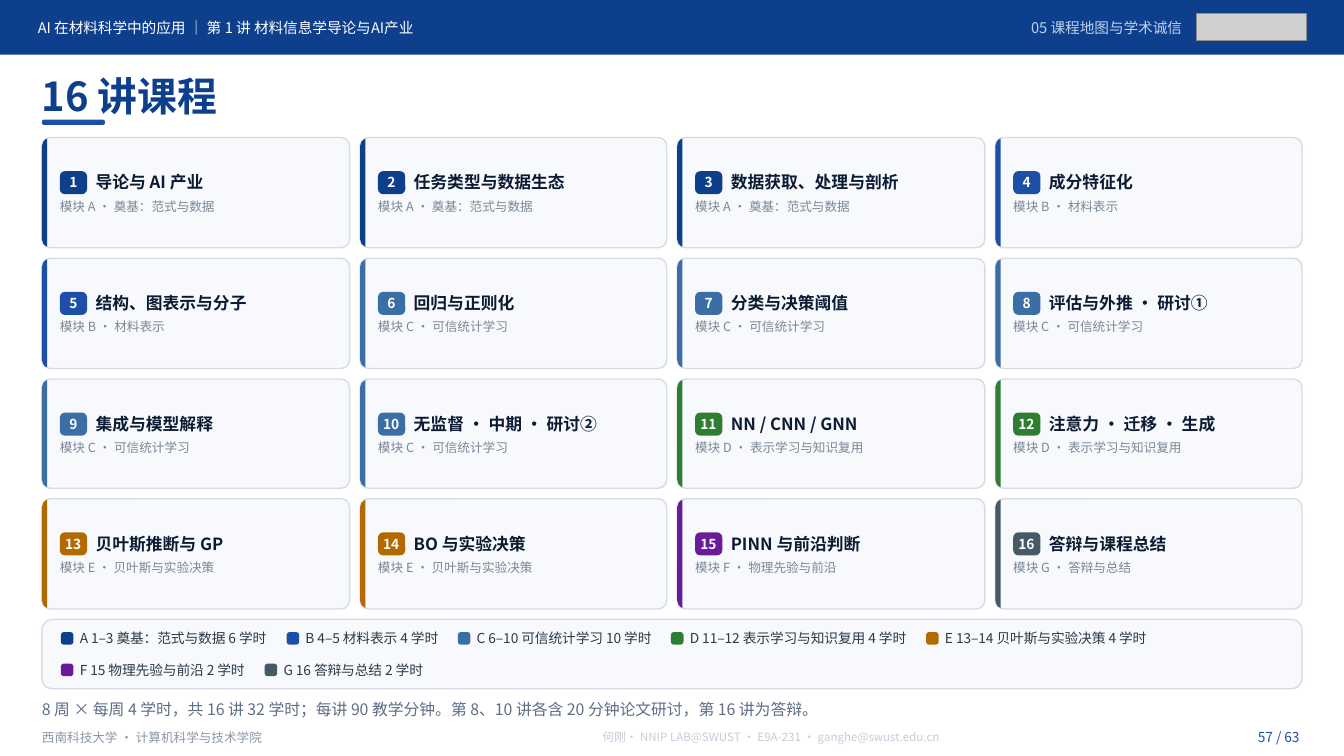
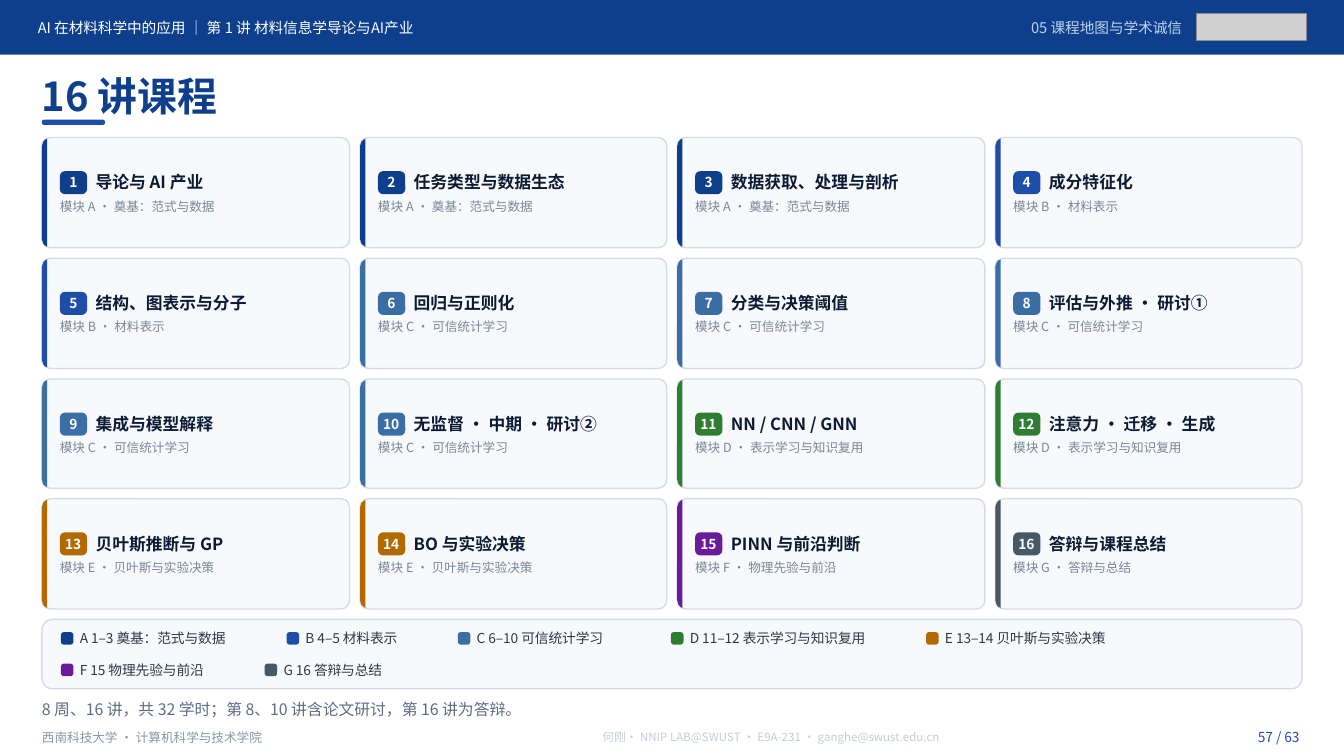
Before and after one commit to cosfrist/Applications-of-Artificial-Intelligence-in-Materials-Science-SWUST, a slide deck: slide 57 of lectures/01-材料信息学导论与AI产业/AI在材料科学中的应用-第1讲 材料信息学导论与AI产业-V5.pptx. Drawn at 1344x756 pixels with LibreOffice and Linux fonts; fonts in the diff are those of the drawing; grey boxes stand for pictures. Boxes give left, top, right and bottom in pixels: in the first picture for what was removed or moved away, otherwise in the second. Text is boxed around its words. In the diff, an @@ line names an element or a change of style, - is before the commit and + after.

Commit message:
课程导论与前三讲课件同步至 2026-11-18 版；作业目录改为 TASK1—TASK4
课程导论（49 页，20,747,990 B，SHA d48d11bc…）
- 备注改为「【角色｜现场讲解】」两段式，全篇去掉逐页「所属时段 / 分钟」；正文相应精简
- P2 导航页改版（去分钟标注、改为「课程导览 / 第 1 讲预览」）
- P41/P46 论文评议改为「十篇选一」；P45 考核改为 30/10/20/40 并新增逐讲 HW；P42 的 HW2 改 TASK2
- 逐页讲义、授课路线、SHA256 清单同步（49 段 = 49 页）

第 1 讲（63 页，5,948,846 B，SHA ffeb46b9…）
- 作业体系改名：HW1—HW4 → TASK1—TASK4，新增逐讲 HW1—HW16
- P58 考核页改为 30/10/20/40；P60 论文评议改十篇选一；P62「HW1 提交凭证」、P63「本讲作业：HW1 记录模板」
- P57 课程地图压缩学时标注；P20 图注 Al 7075 → Al 7A77；P29 去掉「合计 4 学时」
- 备注全篇去时段/分钟；讲义、授课路线、来源索引、课堂记录表、README-V5 同步（63 段 = 63 页）

第 2 讲（60 页，8,774,546 B，SHA 1289d9de…）
- P1 封面改「16 讲 · 32 学时」；P3「课堂产出（HW2）」；P58/P59 标题去时长；P60 引入 TASK1 与「本讲 HW2」
- 配图替换 6 页（P22/P34/P35/P38/P39/P41），图片对象 90 → 91，唯一媒体 31 → 32，
  source_index §6 重建（31 行）；讲义头部 SHA 与索引数字同步（60 段 = 60 页）

作业目录
- `HW1—HW4/` → `TASK1—TASK4/`；模板目录 `HWx_学号_姓名/` → `TASKn_学号_姓名/`
- assignments/README 重写：TASK（30%）+ 逐讲 HW（10%）两块，补各讲 HW 对应成果表与命名变更说明
- 提交规范.md 增补：类型为 TASKn / HWn，逐讲 HW 不套 TASK 模板、无需 run.log

三讲 SHA256 清单复算 6/6、13/13、6/6 一致。

```diff
--- a/lectures/01-材料信息学导论与AI产业/AI在材料科学中的应用-第1讲 材料信息学导论与AI产业-V5.pptx
+++ b/lectures/01-材料信息学导论与AI产业/AI在材料科学中的应用-第1讲 材料信息学导论与AI产业-V5.pptx
@@ text at <box>80,631,226,644</box>: text changed @@
-A 1–3 奠基：范式与数据 6 学时
+A 1–3 奠基：范式与数据
@@ text at <box>305,631,398,644</box>: text changed @@
-B 4–5 材料表示 4 学时
+B 4–5 材料表示
@@ text at <box>477,631,603,644</box>: text changed @@
-C 6–10 可信统计学习 10 学时
+C 6–10 可信统计学习
@@ text at <box>690,631,866,644</box>: text changed @@
-D 11–12 表示学习与知识复用 4 学时
+D 11–12 表示学习与知识复用
@@ text at <box>945,631,1106,644</box>: text changed @@
-E 13–14 贝叶斯与实验决策 4 学时
+E 13–14 贝叶斯与实验决策
@@ text at <box>80,663,203,676</box>: text changed @@
-F 15 物理先验与前沿 2 学时
+F 15 物理先验与前沿
@@ text at <box>284,663,382,676</box>: text changed @@
-G 16 答辩与总结 2 学时
+G 16 答辩与总结
@@ text at <box>42,701,521,717</box>: text changed @@
-8 周 × 每周 4 学时，共 16 讲 32 学时；每讲 90 教学分钟。第 8、10 讲各含 20 分钟论文研讨，第 16 讲为答辩。
+8 周、16 讲，共 32 学时；第 8、10 讲含论文研讨，第 16 讲为答辩。
```
Also in this commit, not shown: 7 other slides changed, 24 other files.
